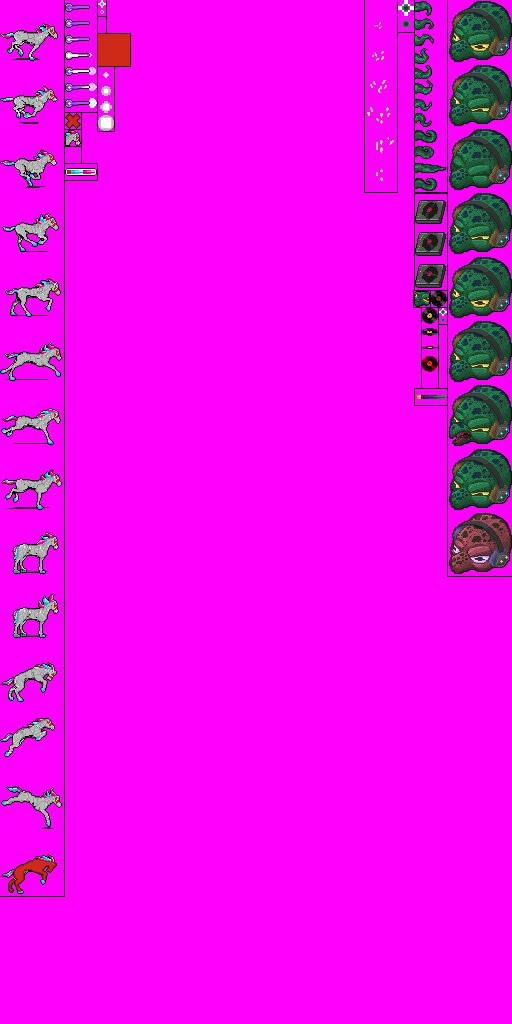
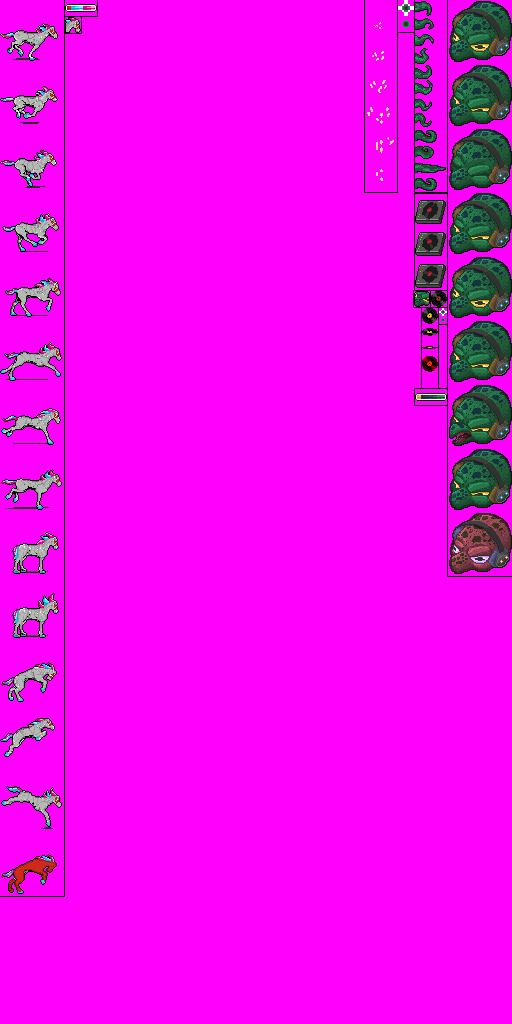
Comparing the layer stacks of the two 512x1024 images. Changes:
painted on "Separators" over [65, 0, 131, 181]
painted on "Sparkles" over [367, 24, 392, 180]
painted on "Vinyl alt" over [422, 313, 437, 371]
painted on "Vinyl" over [432, 296, 441, 306]
painted on "Turntable" over [416, 237, 422, 272]
showed "Lifebar octopus" over [415, 393, 447, 401]
painted on "Octopus hurt" over [450, 516, 512, 574]
painted on "Octopus scream" over [454, 316, 458, 510]
painted on "Octopus blink" over [454, 60, 458, 254]
removed layer "Explossions" over [98, 72, 114, 131]
removed layer "Horse hitbox" over [98, 34, 130, 66]
moved "Life" above "Lifebar fill", painted on it over [65, 17, 81, 146]
removed layer "x" over [65, 113, 81, 129]
removed layer "Bullet" over [98, 0, 106, 14]
painted on "Lifebar fill" over [67, 6, 95, 174]
painted on "Lifebar" over [65, 4, 97, 176]
painted on "Horse outline" over [65, 3, 90, 108]
removed layer "Gun" over [65, 3, 97, 108]
painted on "Jump" over [9, 667, 55, 813]
painted on "Standing" over [26, 538, 56, 637]
painted on "Running" over [10, 29, 57, 491]
